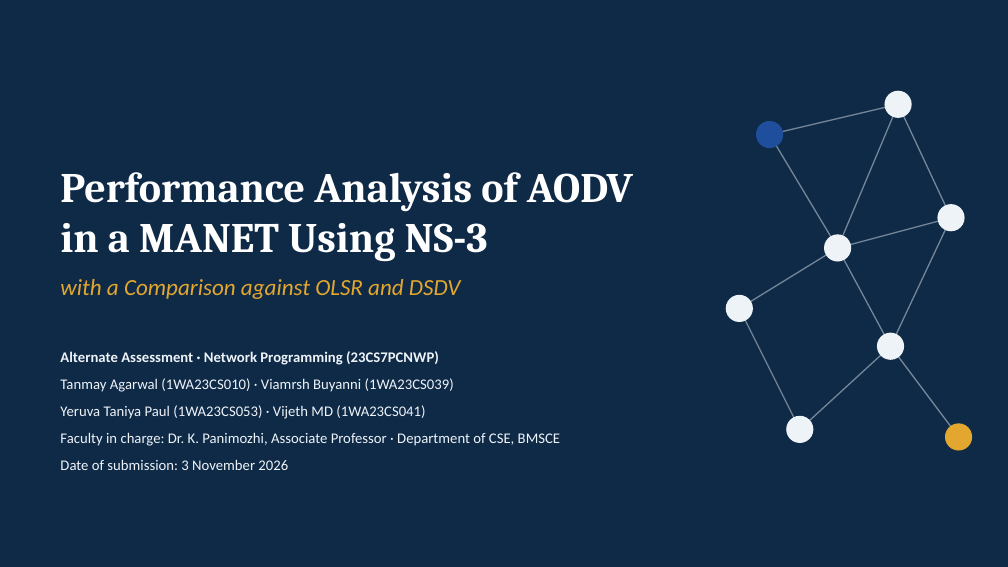
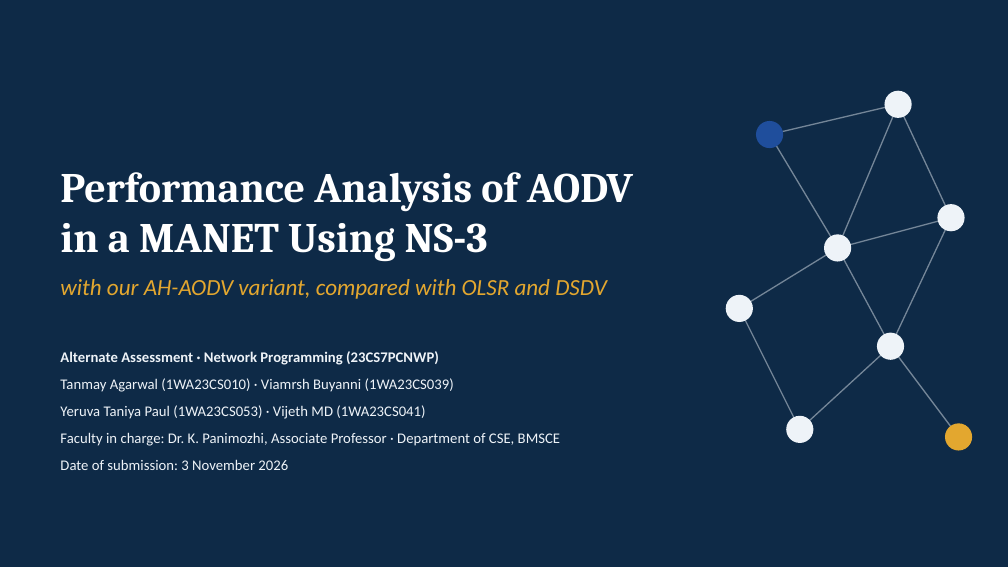
Before and after one commit to vijethmd/manet-routing-comparison, a slide deck: slide 1 of submissions/AODV_OLSR_DSDV_MANET_Team11.pptx. Drawn at 1008x567 pixels with LibreOffice and Linux fonts; fonts in the diff are those of the drawing. Boxes give left, top, right and bottom in pixels: in the first picture for what was removed or moved away, otherwise in the second. Text is boxed around its words. In the diff, an @@ line names an element or a change of style, - is before the commit and + after.

Commit message:
Update report and slides for AH-AODV and the AAT report guidelines
Report (PDF and Word): adds AH-AODV and its performance analysis; now
25 pages at a true 12 pt with every chapter within its page limit and a
192-word abstract. The earlier PDF had been shrunk to about 8.4 pt by a
table wider than the text block.

Slides (PPTX and PDF): one slide of graphs per experiment and an AH-AODV
slide; jitter, NRL and the validation slide removed.

```diff
--- a/submissions/AODV_OLSR_DSDV_MANET_Team11.pptx
+++ b/submissions/AODV_OLSR_DSDV_MANET_Team11.pptx
@@ text at [60, 279, 607, 299]: text changed @@
-with a Comparison against OLSR and DSDV
+with our AH-AODV variant, compared with OLSR and DSDV
```
Also in this commit, not shown: 14 other slides changed, 2 slides added, 3 other files.
